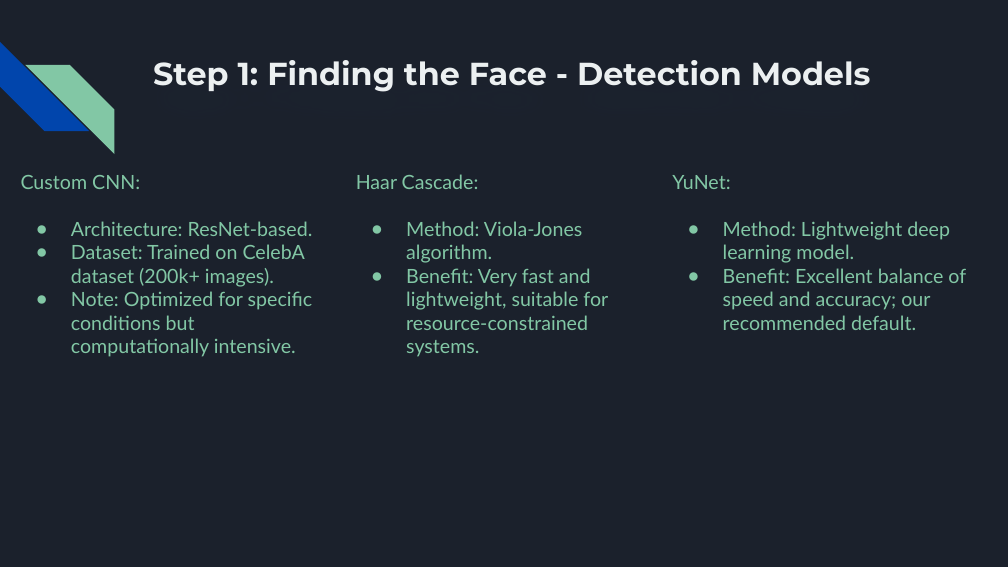
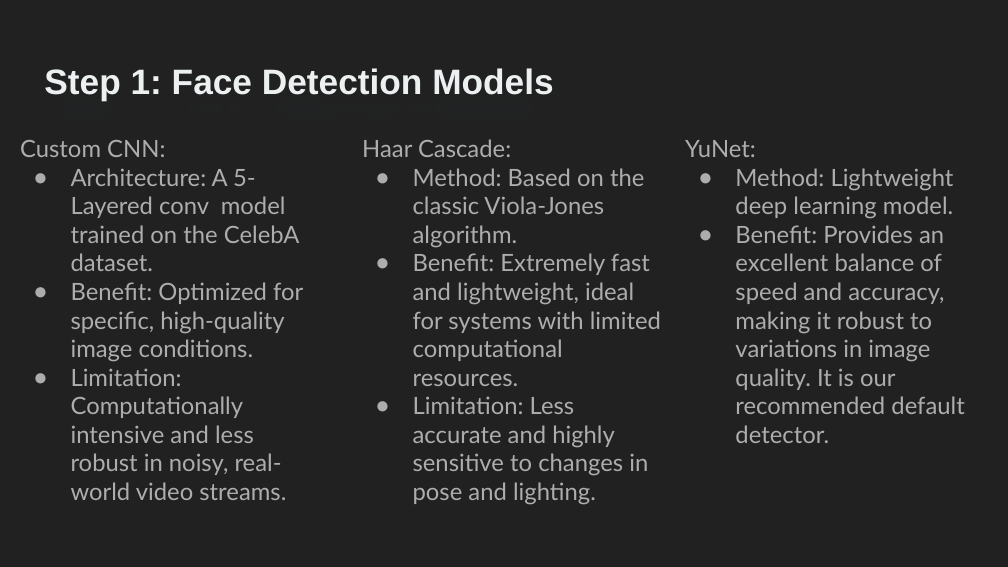
Before and after one commit to AhmedKamal75/Graduation_Project, a slide deck: slide 9 of Real-Time Face Recognition System with Custom-Trained Deep Learning Models.pptx (slide 7 before the commit). Drawn at 1008x567 pixels with LibreOffice and Linux fonts; fonts in the diff are those of the drawing. Boxes give left, top, right and bottom in pixels: in the first picture for what was removed or moved away, otherwise in the second. Text is boxed around its words. In the diff, an @@ line names an element or a change of style, - is before the commit and + after.

```diff
--- a/Real-Time Face Recognition System with Custom-Trained Deep Learning Models.pptx
+++ b/Real-Time Face Recognition System with Custom-Trained Deep Learning Models.pptx
@@ background #1B212C to #212121 @@
@@ diag stripe removed at (0, 42, 89, 131) @@
@@ diag stripe removed at (25, 65, 114, 153) @@
@@ title at (44, 68, 553, 100): text changed; size 22.7 to 25.2 pt; font Montserrat to Arial @@
-Step 1: Finding the Face - Detection Models
+Step 1: Face Detection Models
@@ text "Custom CNN:": place and size @@
-text "Custom CNN:" at (21, 175, 313, 357)
+text "Custom CNN:" at (20, 140, 303, 500)
@@ text at (20, 140, 165, 157): size 14 to 17 pt, text colour #82C7A5 to #ADADAD in "Custom CNN:" @@
@@ text "Haar Cascade:": place and size @@
-text "Haar Cascade:" at (356, 174, 608, 357)
+text "Haar Cascade:" at (362, 139, 661, 505)
@@ text at (362, 139, 511, 157): size 14 to 17 pt, text colour #82C7A5 to #ADADAD in "Haar Cascade:" @@
@@ text "YuNet:": place and size @@
-text "YuNet:" at (672, 175, 966, 330)
+text "YuNet:" at (685, 140, 964, 443)
@@ text at (685, 140, 954, 219): size 14 to 17 pt, text colour #82C7A5 to #ADADAD in "YuNet:", "Method: Lightweight deep learning model."; indent changed; bullet colour #82C7A5 to #ADADAD @@
@@ text at (71, 168, 303, 500): text changed; size 14 to 17 pt; text colour #82C7A5 to #ADADAD @@
-● Architecture: ResNet-based.
-● Dataset: Trained on CelebA dataset (200k+ images).
-● Note: Optimized for specific conditions but computationally intensive.
+● Architecture: A 5-Layered conv model trained on the CelebA dataset.
+● Benefit: Optimized for specific, high-quality image conditions.
+● Limitation: Computationally intensive and less robust in noisy, real-world video streams.
@@ text at (413, 168, 661, 505): text changed; size 14 to 17 pt; text colour #82C7A5 to #ADADAD @@
-● Method: Viola-Jones algorithm.
-● Benefit: Very fast and lightweight, suitable for resource-constrained systems.
+● Method: Based on the classic Viola-Jones algorithm.
+● Benefit: Extremely fast and lightweight, ideal for systems with limited computational resources.
+● Limitation: Less accurate and highly sensitive to changes in pose and lighting.
@@ text at (735, 225, 964, 443): text changed; size 14 to 17 pt; text colour #82C7A5 to #ADADAD @@
-● Benefit: Excellent balance of speed and accuracy; our recommended default.
+● Benefit: Provides an excellent balance of speed and accuracy, making it robust to variations in image quality. It is our recommended default detector.
```
Also in this commit, not shown: 10 other slides changed, 11 slides added, 6 slides removed, 5 other files.
